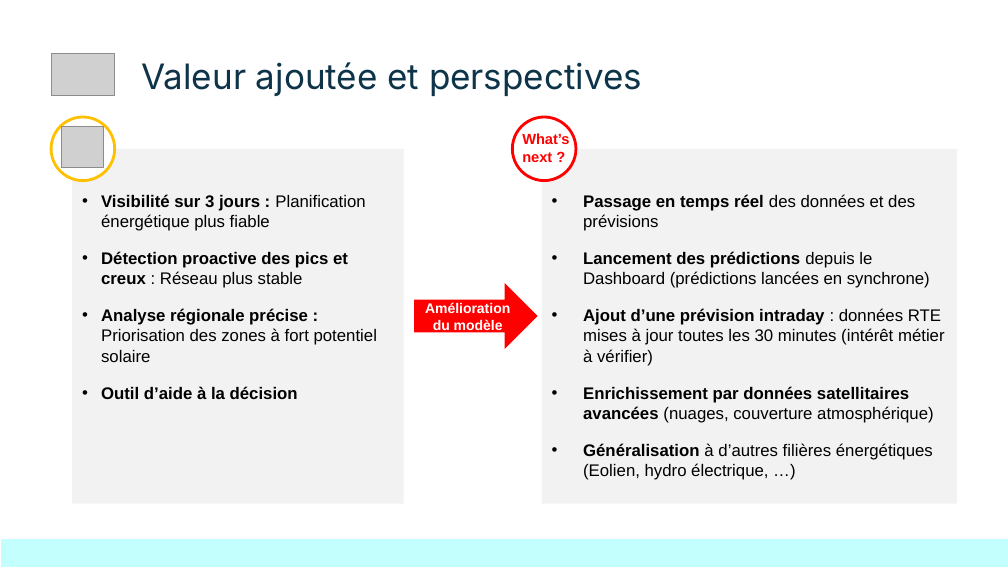
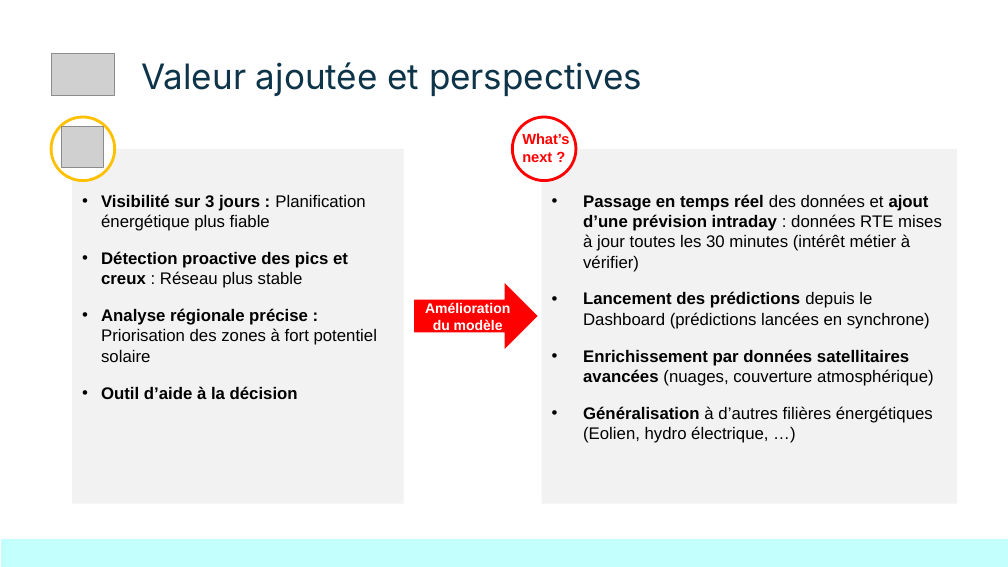
Before and after one commit to Sheikoh/REnergies_efficiency_prediction, a slide deck: slide 12 of presentation/dsfs_ft_36_Projet_REnergies_efficiency_prediction.pptx (slide 11 before the commit). Drawn at 1008x567 pixels with LibreOffice and Linux fonts; fonts in the diff are those of the drawing; grey boxes stand for pictures. Boxes give left, top, right and bottom in pixels: in the first picture for what was removed or moved away, otherwise in the second. Text is boxed around its words. In the diff, an @@ line names an element or a change of style, - is before the commit and + after.

```diff
--- a/presentation/dsfs_ft_36_Projet_REnergies_efficiency_prediction.pptx
+++ b/presentation/dsfs_ft_36_Projet_REnergies_efficiency_prediction.pptx
@@ text in rectangle at (x1=583, y1=194, x2=942, y2=272): text changed @@
-• Passage en temps réel des données et des prévisions
+• Passage en temps réel des données et ajout d’une prévision intraday : données RTE mises à jour toutes les 30 minutes (intérêt métier à vérifier)
@@ text in rectangle at (x1=583, y1=308, x2=945, y2=366): paragraph removed @@
-• Ajout d’une prévision intraday : données RTE mises à jour toutes les 30 minutes (intérêt métier à vérifier)
```
Also in this commit, not shown: 8 other slides changed, 1 slide added, 1 other file.
